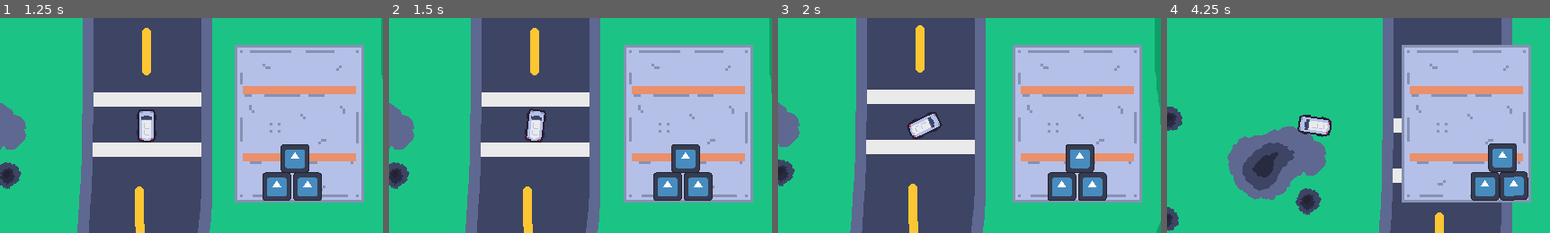
Above: before the commit, frames 1-4 (left to right).
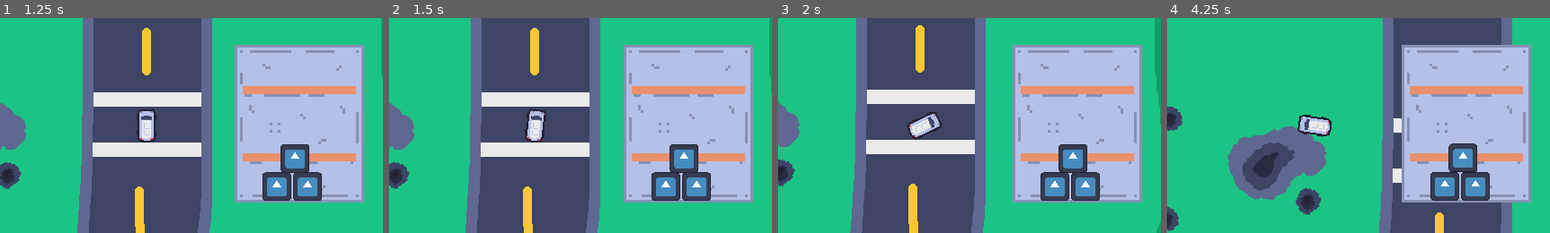
Above: after the commit, the same moments.

Repository: grace125/u-haul_u-surper
Game: Godot game, scene res://src/main_menu/main_menu.tscn
Two runs of this game, one before a commit and one after it. Both use one fixed random seed, a clock stepped at 60 frames per second and the inputs below. The engine's default icon, where the game draws it, is replaced by a stand-in: a white triangle on a blue panel in a dark square.
Inputs:
- Up to frame 1 (1.25 s): click "Start" at 0.5 s
- Up to frame 2 (1.5 s): tap Enter at 1.25 s; hold Right (Right) from 1.28 s (still down)
- Up to frame 3 (2 s): keep holding Right (Right)
- Up to frame 4 (4.25 s): release Right (Right) at 2.03 s; hold S (Backward) 2.03-2.78 s; hold Right (Right) 2.78-3.53 s; hold Up (Forward) from 3.53 s (still down)

Frame 1 is identical in both runs. In frame 2, 0.9% of the frame differs, in the area x 68-85%, y 58-85%; in frame 3, 2.1%; in frame 4, 4.9%, in the area x 68-95%, y 58-85%.

Commit message:
Change how the steering signal works

Diff:
--- a/src/car/car.gd
+++ b/src/car/car.gd
@@ -7,13 +7,14 @@
 var last_contact_count: float = 0.0;
 var v0: Vector2 = linear_velocity;
 var linear_acceleration: Vector2 = Vector2.ZERO;
+var r0: float = angular_velocity;
 
 signal shake(Vector2);
 
 # Emits on change of turning
 # control: -1 if left, 0 of nothing, and 1 if right
 # steer_speed: the steer speed modifier (the variable exported above)
-signal turning(control: int, steer_speed: float);
+signal turning(velocity: float);
 
 func _ready():
 	$AnimatedSprite2D.play("default")
@@ -29,16 +30,20 @@
 	if forward_control != 0.0:
 		apply_central_force(speed * 800000.0 * rotation_direction * forward_control)
 
-	if _normalize(steer_control) != last_steer_control:
-		last_steer_control = _normalize(steer_control)
-		turning.emit(last_steer_control, steer_speed*50.0)
+	# if _normalize(steer_control) != last_steer_control:
+	# 	last_steer_control = _normalize(steer_control)
+	# 	turning.emit(last_steer_control, steer_speed*50.0)
 
 func _process(delta):
 	var rotation_direction = Vector2(0.0, 1.0).rotated(rotation)
 	$AnimatedSprite2D.speed_scale = linear_velocity.dot(rotation_direction)
 
 	linear_acceleration = (linear_velocity - v0) / delta
-	v0 = linear_velocity
+
+	if angular_velocity != r0:
+		turning.emit(r0)
+		r0 = angular_velocity
+
 
 func _normalize(x: float):
 	if x < 0.0:
